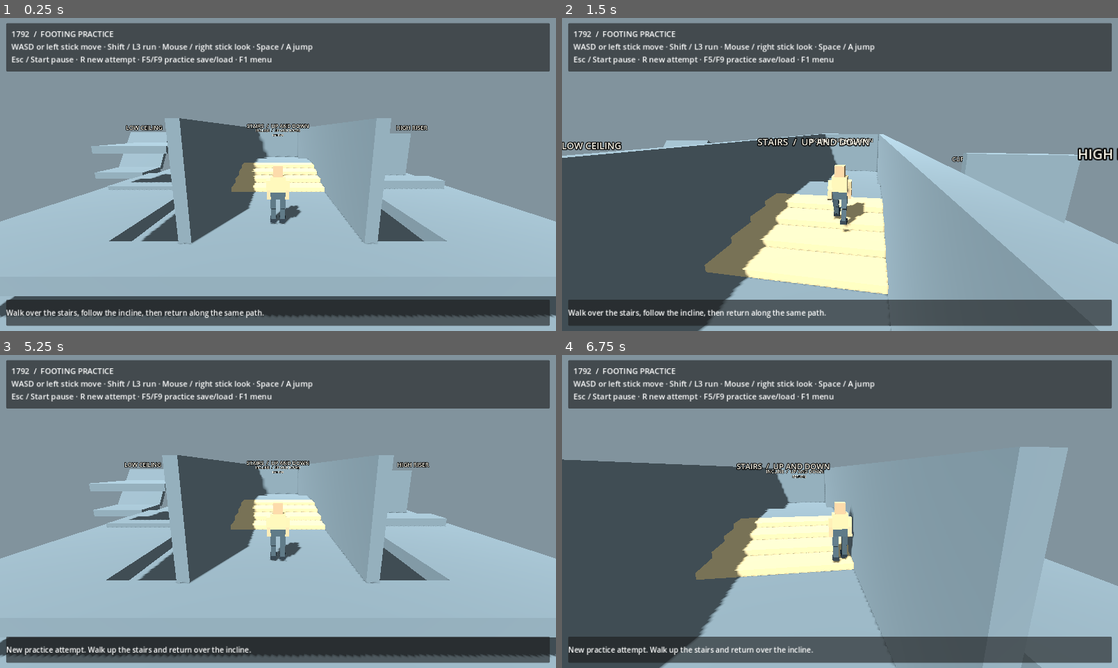
Above: before the commit, frames 1-4 (two rows, left to right).
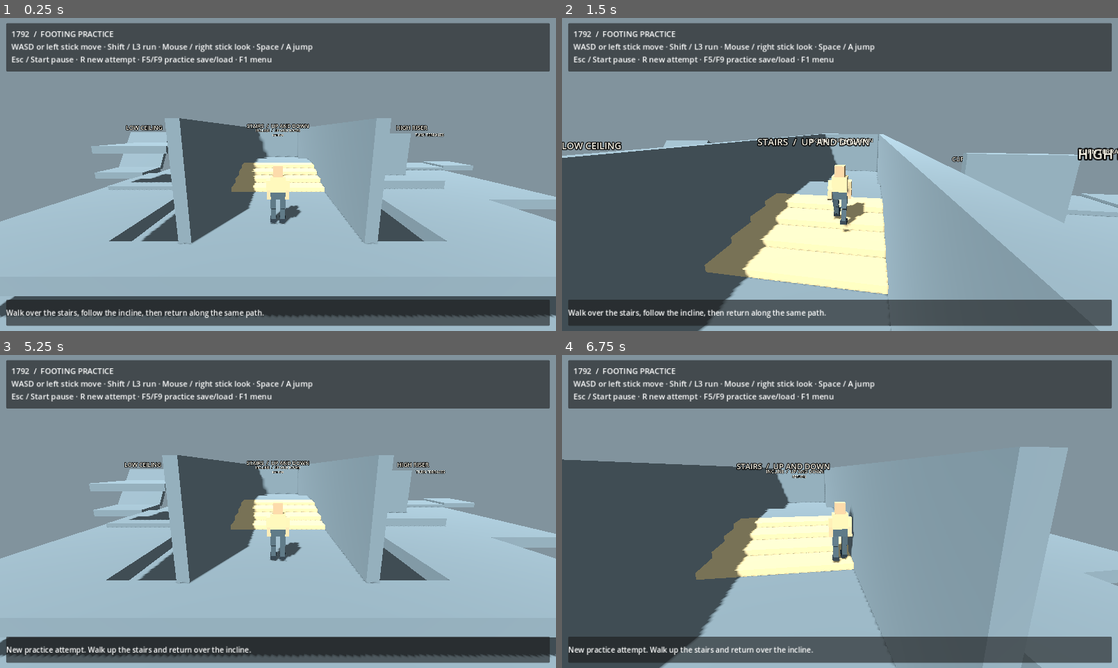
Above: after the commit, the same moments.

Repository: giasonpooni/1792
Game: Godot game, scene res://mechanics/ground_course.tscn
Two runs of this game, one before a commit and one after it. Both use one fixed random seed, a clock stepped at 60 frames per second and the inputs below. This scene is started directly instead of the project's main scene.
Inputs (mouse positions are in pixels of both pictures, inside the frame that each line leads up to):
- Up to frame 1 (0.25 s): no input
- Up to frame 2 (1.5 s): tap Enter at 0.5 s; move the mouse to (867, 174) at 0.52 s; hold Shift (sprint) 0.53-1.28 s; hold W (move_forward) from 0.53 s (still down); click (867, 174) at 0.67 s; tap Space (traverse_jump) at 0.77 s; tap F at 0.8, 1.35 s; move the mouse to (812, 174) at 1.27 s; click (812, 174) at 1.42 s
- Up to frame 3 (5.25 s): keep holding W (move_forward); tap Space (traverse_jump) at 1.52, 3.02, 3.77, 4.52 s; tap Shift (sprint) at 1.55, 3.05, 4.55 s; move the mouse to (289, 505) at 2.02 s; hold Shift (sprint) 2.03-2.78 s; click (289, 505) at 2.17 s; tap F at 2.3, 3.6 s; move the mouse to (272, 517) at 2.77 s; tap V (traverse_obstacle) at 2.85 s; click (272, 517) at 2.92 s; move the mouse to (316, 514) at 3.52 s; click (316, 514) at 3.67 s; move the mouse to (233, 508) at 4.27 s; tap E at 4.35 s; click (233, 508) at 4.42 s; move the mouse to (283, 511) at 5.02 s; tap R at 5.1 s; click (283, 511) at 5.17 s
- Up to frame 4 (6.75 s): tap F at 5.3 s; move the mouse to (817, 505) at 5.77 s; release W (move_forward) at 5.78 s; hold D (move_right) 5.78-6.53 s; tap G at 5.85 s; click (817, 505) at 5.92 s; tap Space (traverse_jump) at 6.02 s; tap Shift (sprint) at 6.05 s; move the mouse to (867, 511) at 6.52 s; hold W (move_forward) from 6.53 s (still down); tap J at 6.6 s; click (867, 511) at 6.67 s

The runs differ from the first frame. In frame 1, 1.6% of the frame differs, in the area x 73-100%, y 36-62%; in frame 2, 1.1%; in frame 3, 1.6%; in frame 4, 1.2%.

Commit message:
Qualify oblique footing and uneven turns

Diff:
--- a/game/mechanics/ground_course.gd
+++ b/game/mechanics/ground_course.gd
@@ -124,6 +124,7 @@
 	label("HIGH RISER", Vector3(6,2.7,3))
 	label("LOW CEILING", Vector3(-6,2.7,3))
 	label("CURB AND DROP", Vector3(6,1.9,-2))
+	label("TURN TERRACES", Vector3(10.5,2.3,-2))
 	avatar = Player.instantiate(); avatar.name = "Player"
 	avatar.movement_profile = 1; avatar.traversal_enabled = true; avatar.ground_contact_enabled = true
 	avatar.gamepad_camera = true; avatar.menu_shortcut = false; avatar.position = Motion.point(layout().spawn)
--- a/game/mechanics/ground_course_layout.json
+++ b/game/mechanics/ground_course_layout.json
@@ -25,6 +25,9 @@
     {"id": "curb_floor", "size": [3, 0.4, 3], "at": [6, -0.2, -2]},
     {"id": "narrow_curb", "size": [3, 0.12, 0.18], "at": [6, 0.06, -2]},
     {"id": "far_gap_floor", "size": [3, 0.4, 2], "at": [6, -0.2, -7]},
+    {"id": "turn_floor", "size": [4, 0.4, 6], "at": [9, -0.2, 2]},
+    {"id": "turn_entry", "size": [4, 0.18, 2], "at": [9, 0.09, -2]},
+    {"id": "turn_cross_step", "size": [2, 0.3, 2], "at": [12, 0.15, -2]},
     {"id": "slope_fixture_30_start", "size": [3, 0.4, 2], "at": [-6, -0.2, -0.7]},
     {"id": "slope_fixture_30", "size": [3, 0.3, 3], "at": [-6, 0.6200962, -3.075], "rotate_x_degrees": 30},
     {"id": "slope_fixture_55_start", "size": [3, 0.4, 2], "at": [-10, -0.2, -1.14]},
--- a/game/tests/render_ground_contact.gd
+++ b/game/tests/render_ground_contact.gd
@@ -166,6 +166,43 @@
 		previous = row
 	return ""
 
+func spatial_error(value: Variant) -> String:
+	if not fields(value,["oblique_steps","turn_terrace","diagonal_ceiling"]): return "Malformed spatial-control evidence."
+	if not value.oblique_steps is Array or value.oblique_steps.size()!=5: return "Spatial evidence requires five declared oblique entries."
+	var angles := [-45.0,-30.0,0.0,30.0,45.0]
+	for index in range(angles.size()):
+		var item: Variant=value.oblique_steps[index]
+		if not fields(item,["degrees","ticks","end","air_ticks","maximum_contact_ticks","maximum_horizontal_per_tick"]):
+			return "Malformed oblique entry evidence."
+		if item.degrees!=angles[index] or not Motion.finite(item.ticks) or item.ticks<1 or item.ticks>180 or item.ticks!=floor(item.ticks):
+			return "Unknown oblique angle or tick count."
+		if not Motion.vector(item.end,100) or absf(item.end[1]-0.18)>0.012 or item.end[2]>=-2:
+			return "Oblique entry did not finish on its qualified real tread."
+		if item.air_ticks!=0 or not Motion.finite(item.maximum_contact_ticks) or item.maximum_contact_ticks<0 or item.maximum_contact_ticks>60 or item.maximum_contact_ticks!=floor(item.maximum_contact_ticks):
+			return "Oblique entry exceeded its support or contact bounds."
+		if not Motion.finite(item.maximum_horizontal_per_tick) or item.maximum_horizontal_per_tick>2.7/60.0+0.002:
+			return "Oblique entry exceeded its commanded travel budget."
+	var turn: Variant=value.turn_terrace
+	if not fields(turn,["entry","high","returned","turn_air_ticks","down_air_ticks","maximum_down_air_run","step_up_events","maximum_horizontal_per_tick"]):
+		return "Malformed turn-terrace evidence."
+	if not Motion.vector(turn.entry,100) or turn.entry[2]>=-2 or absf(turn.entry[1]-0.18)>0.012:
+		return "Turn terrace did not reach its first tread."
+	if not Motion.vector(turn.high,100) or turn.high[0]<=12.5 or absf(turn.high[1]-0.30)>0.012:
+		return "Perpendicular turn did not reach the higher terrace."
+	if not Motion.vector(turn.returned,100) or turn.returned[0]>=10.5 or absf(turn.returned[1]-0.18)>0.012:
+		return "Turn terrace did not return to lower support."
+	for key in ["turn_air_ticks","down_air_ticks","maximum_down_air_run","step_up_events"]:
+		if not Motion.finite(turn[key]) or turn[key]<0 or turn[key]!=floor(turn[key]): return "Invalid turn-terrace counter."
+	if turn.turn_air_ticks!=0 or turn.down_air_ticks<1 or turn.maximum_down_air_run<1 or turn.maximum_down_air_run>12 or turn.step_up_events<2:
+		return "Turn-terrace support, descent or rise evidence is outside bounds."
+	if not Motion.finite(turn.maximum_horizontal_per_tick) or turn.maximum_horizontal_per_tick>2.7/60.0+0.002:
+		return "Turn terrace exceeded its commanded travel budget."
+	var ceiling: Variant=value.diagonal_ceiling
+	if not fields(ceiling,["end","step_up_events"]) or not Motion.vector(ceiling.end,100): return "Malformed diagonal-ceiling evidence."
+	if ceiling.end[1]>=0.02 or ceiling.end[2]<=-1 or ceiling.step_up_events!=0:
+		return "Diagonal ceiling did not refuse the otherwise walkable rise."
+	return ""
+
 func run() -> void:
 	var directory := OS.get_environment("GROUND_CAPTURE_OUTPUT")
 	if not check(not directory.is_empty() and DirAccess.dir_exists_absolute(directory), "executed-journey output directory exists"):
@@ -177,7 +214,7 @@
 		finish(); return
 	var source_bytes := file.get_buffer(file.get_length()); file.close()
 	var parsed: Variant = JSON.parse_string(source_bytes.get_string_from_utf8())
-	if not check(fields(parsed, ["schema", "source_commit", "source_tree", "source_digest", "geometry_digest", "motor_digest", "physics_hz", "journey", "snapshot"]) and parsed.get("schema") == " …(91 unchanged characters)…
+	if not check(fields(parsed, ["schema", "source_commit", "source_tree", "source_digest", "geometry_digest", "motor_digest", "physics_hz", "journey", "spatial_control", "snapshot"]) and parsed.get("schema") == " …(91 unchanged characters)…
 		finish(); return
 	var record: Dictionary = parsed
 	var commit := OS.get_environment("SOURCE_COMMIT")
@@ -195,6 +232,9 @@
 		finish(); return
 	var error := trace_error(record.journey, snapshot)
 	if not check(error.is_empty(), "retained native journey is structurally coherent: " + error):
+		finish(); return
+	error = spatial_error(record.spatial_control)
+	if not check(error.is_empty(), "retained spatial-control evidence is within its declared bounds: " + error):
 		finish(); return
 	if not check(DisplayServer.get_name() != "headless", "native pixels require an actual display renderer"):
 		finish(); return
--- a/game/tests/test_ground_contact.gd
+++ b/game/tests/test_ground_contact.gd
@@ -9,6 +9,7 @@
 var passed := 0
 var failed := 0
 var summary: Dictionary = {}
+var spatial_summary: Dictionary = {}
 var journey_trace: Array = []
 var retained_snapshot: Dictionary = {}
 
@@ -63,6 +64,10 @@
 		"camera": M.array(actor.pivot.rotation),"mode": actor.motion_mode_name,"event": actor.last_ground_event,
 		"rise": actor.last_ground_rise,"displacement": M.array(actor.last_ground_displacement),"contact": contact,
 		"capture": actor.capture_motion()}
+
+func manual_tick(actor: CharacterBody3D,stick: Vector2) -> String:
+	await physics_frame
+	return actor.step_motion(1.0/60.0,stick,false)
 
 func physical_contact_modes(samples: Array, actor: CharacterBody3D) -> bool:
 	# Upward corner transfer is explicit bounded contact. Descending stair nosings
@@ -157,7 +162,8 @@
 		if f != null:
 			f.store_string(JSON.stringify({"schema": "ground-contact-evidence.v1","source_commit": commit,"source_tree": tree,
 				"source_digest": course.source_digest(),"geometry_digest": course.geometry_digest(),"motor_digest": course.motor_digest(),
-				"physics_hz": Engine.physics_ticks_per_second,"journey": {"trace": journey_trace,"summary": summary},"snapshot": retained_snapshot},"\t",true,true))
+				"physics_hz": Engine.physics_ticks_per_second,"journey": {"trace": journey_trace,"summary": summary},
+				"spatial_control": spatial_summary,"snapshot": retained_snapshot},"\t",true,true))
 			f.flush(); check(f.get_error() == OK,"executed journey and paused plateau snapshot retained"); f.close()
 	await dispose(course)
 
@@ -221,6 +227,99 @@
 		else: check(actor.global_position.x > before.x+0.2,"turn input exits laterally from the stair")
 		check(actor.is_on_floor() and no_overlap(course),kind+" result ends supported and capsule-clear")
 		await dispose(course)
+
+func spatial_control_fixtures() -> void:
+	var oblique_results: Array = []
+	for angle in [-45.0,-30.0,0.0,30.0,45.0]:
+		var course = await new_course(); var actor: CharacterBody3D = course.avatar
+		collision_box(course,"oblique_floor",Vector3(20,-0.2,3),Vector3(14,0.4,8))
+		collision_box(course,"oblique_step",Vector3(20,0.09,-2),Vector3(14,0.18,2))
+		await fixture(course,Vector3(20,0.04,2.5))
+		course.set_physics_process(false); actor.set_physics_process(false); actor.input_enabled = true
+		var stick := Vector2(sin(deg_to_rad(angle)),-cos(deg_to_rad(angle)))*0.6
+		var errors: Array = []; var ticks := 0; var air := 0; var contact_run := 0; var maximum_contact := 0
+		var maximum_horizontal := 0.0; var reversed := false; var clearance := true
+		for _i in range(180):
+			var error := await manual_tick(actor,stick); ticks += 1
+			if not error.is_empty(): errors.append(error)
+			var horizontal := Vector2(actor.last_ground_displacement.x,actor.last_ground_displacement.z)
+			maximum_horizontal = maxf(maximum_horizontal,horizontal.length())
+			reversed = reversed or horizontal.dot(stick)<-0.0001
+			air += int(not actor.is_on_floor() and actor.motion_mode_name=="air")
+			if actor.ground_contact_active(): contact_run += 1; maximum_contact=maxi(maximum_contact,contact_run)
+			else: contact_run = 0
+			clearance = clearance and no_overlap(course)
+			if actor.global_position.z < -2: break
+		check(actor.global_position.z < -2 and absf(actor.global_position.y-0.18)<=0.012,"oblique "+str(angle)+" degree approach reaches real 18cm tread")
+		check(actor.is_on_floor() and clearance,"oblique "+str(angle)+" degree approach remains supported and capsule-clear")
+		check(errors.is_empty() and air==0,"oblique "+str(angle)+" degree approach has no motor refusal or fall cycle")
+		check(not reversed,"oblique "+str(angle)+" degree approach never reverses commanded progress")
+		check(maximum_horizontal<=actor.walk_speed*0.6/60.0+0.002,"oblique "+str(angle)+" degree approach respects commanded travel budget")
+		check(maximum_contact<=60,"oblique "+str(angle)+" degree retained contact remains finite")
+		oblique_results.append({"degrees":angle,"ticks":ticks,"end":M.array(actor.global_position),"air_ticks":air,
+			"maximum_contact_ticks":maximum_contact,"maximum_horizontal_per_tick":maximum_horizontal})
+		await dispose(course)
+	# The authored side station performs a 90-degree turn from an 18cm tread onto
+	# a perpendicular 12cm rise, then returns down that edge under native gravity.
+	var course = await new_course(); var actor: CharacterBody3D = course.avatar
+	await fixture(course,Vector3(9,0.04,2.5))
+	course.set_physics_process(false); actor.set_physics_process(false); actor.input_enabled = true
+	var errors: Array = []; var maximum_horizontal := 0.0; var clearance := true; var step_events := 0
+	for _i in range(180):
+		var error := await manual_tick(actor,Vector2(0,-0.6))
+		if not error.is_empty(): errors.append(error)
+		maximum_horizontal=maxf(maximum_horizontal,Vector2(actor.last_ground_displacement.x,actor.last_ground_displacement.z).length())
+		clearance=clearance and no_overlap(course); step_events+=int(actor.last_ground_event=="step_up")
+		if actor.global_position.z < -2: break
+	var entry := actor.global_position; var turn_air := 0
+	for _i in range(180):
+		var error := await manual_tick(actor,Vector2(0.6,0))
+		if not error.is_empty(): errors.append(error)
+		maximum_horizontal=maxf(maximum_horizontal,Vector2(actor.last_ground_displacement.x,actor.last_ground_displacement.z).length())
+		clearance=clearance and no_overlap(course); step_events+=int(actor.last_ground_event=="step_up")
+		turn_air+=int(not actor.is_on_floor() and actor.motion_mode_name=="air")
+		if actor.global_position.x > 12.5: break
+	var high := actor.global_position; var down_air := 0; var down_run := 0; var maximum_down_run := 0
+	for _i in range(180):
+		var error := await manual_tick(actor,Vector2(-0.6,0))
+		if not error.is_empty(): errors.append(error)
+		maximum_horizontal=maxf(maximum_horizontal,Vector2(actor.last_ground_displacement.x,actor.last_ground_displacement.z).length())
+		clearance=clearance and no_overlap(course)
+		if not actor.is_on_floor() and actor.motion_mode_name=="air": down_air+=1; down_run+=1; maximum_down_run=maxi(maximum_down_run,down_run)
+		else: down_run=0
+		if actor.global_position.x < 10.5: break
+	var returned := actor.global_position
+	check(entry.z < -2 and absf(entry.y-0.18)<=0.012,"authored turn terrace reaches the first real tread")
+	check(high.x>12.5 and absf(high.y-0.30)<=0.012,"perpendicular turn reaches the higher real terrace")
+	check(turn_air==0,"perpendicular uneven-ground turn stays natively supported")
+	check(returned.x<10.5 and absf(returned.y-0.18)<=0.012 and actor.is_on_floor(),"terrace return follows the 12cm step down to support")
+	check(down_air>0 and maximum_down_run<=12,"step down is a short bounded native-gravity transition")
+	check(step_events>=2,"two real rises publish explicit upward contact observations")
+	check(errors.is_empty() and clearance,"turn terrace has no motor refusal or capsule overlap")
+	check(maximum_horizontal<=actor.walk_speed*0.6/60.0+0.002,"turn and step-down motion respects commanded travel budget")
+	var turn_result := {"entry":M.array(entry),"high":M.array(high),"returned":M.array(returned),
+		"turn_air_ticks":turn_air,"down_air_ticks":down_air,"maximum_down_air_run":maximum_down_run,
+		"step_up_events":step_events,"maximum_horizontal_per_tick":maximum_horizontal}
+	await dispose(course)
+	# Clearance is directional too: a diagonal approach beneath a low ceiling must
+	# remain on the lower floor rather than accepting the otherwise walkable rise.
+	course = await new_course(); actor = course.avatar
+	collision_box(course,"diagonal_ceiling_floor",Vector3(-20,-0.2,3),Vector3(14,0.4,8))
+	collision_box(course,"diagonal_ceiling_step",Vector3(-20,0.09,-2),Vector3(14,0.18,2))
+	collision_box(course,"diagonal_low_ceiling",Vector3(-20,1.8,-2),Vector3(14,0.3,6))
+	await fixture(course,Vector3(-21,0.04,2.5))
+	course.set_physics_process(false); actor.set_physics_process(false); actor.input_enabled = true
+	var ceiling_events := 0; var ceiling_clear := true; var ceiling_error := false
+	var ceiling_stick := Vector2(sin(deg_to_rad(30.0)),-cos(deg_to_rad(30.0)))*0.6
+	for _i in range(180):
+		ceiling_error = ceiling_error or not (await manual_tick(actor,ceiling_stick)).is_empty()
+		ceiling_events += int(actor.last_ground_event=="step_up"); ceiling_clear=ceiling_clear and no_overlap(course)
+	check(actor.global_position.y<0.02 and actor.global_position.z>-1.0,"diagonal low ceiling refuses the walkable rise / "+str(actor.global_position))
+	check(ceiling_events==0 and not ceiling_error,"diagonal clearance refusal publishes no step admission or motor error")
+	check(actor.is_on_floor() and ceiling_clear,"diagonal clearance refusal stays supported and capsule-clear")
+	spatial_summary={"oblique_steps":oblique_results,"turn_terrace":turn_result,
+		"diagonal_ceiling":{"end":M.array(actor.global_position),"step_up_events":ceiling_events}}
+	await dispose(course)
 
 func physical_fixtures() -> void:
 	var course = await new_course(); var actor: CharacterBody3D = course.avatar
@@ -539,6 +638,7 @@
 
 func run() -> void:
 	check(Engine.physics_ticks_per_second == 60,"native runtime physics clock is 60Hz")
+	await spatial_control_fixtures()
 	await played_journey()
 	await quarter_speed_journey()
 	await fine_control_fixtures()
Not shown, changed: docs/GROUND_CONTACT_PHYSICS.md
Not shown, changed: docs/PHYSICS_BUILD_WINDOW.md
